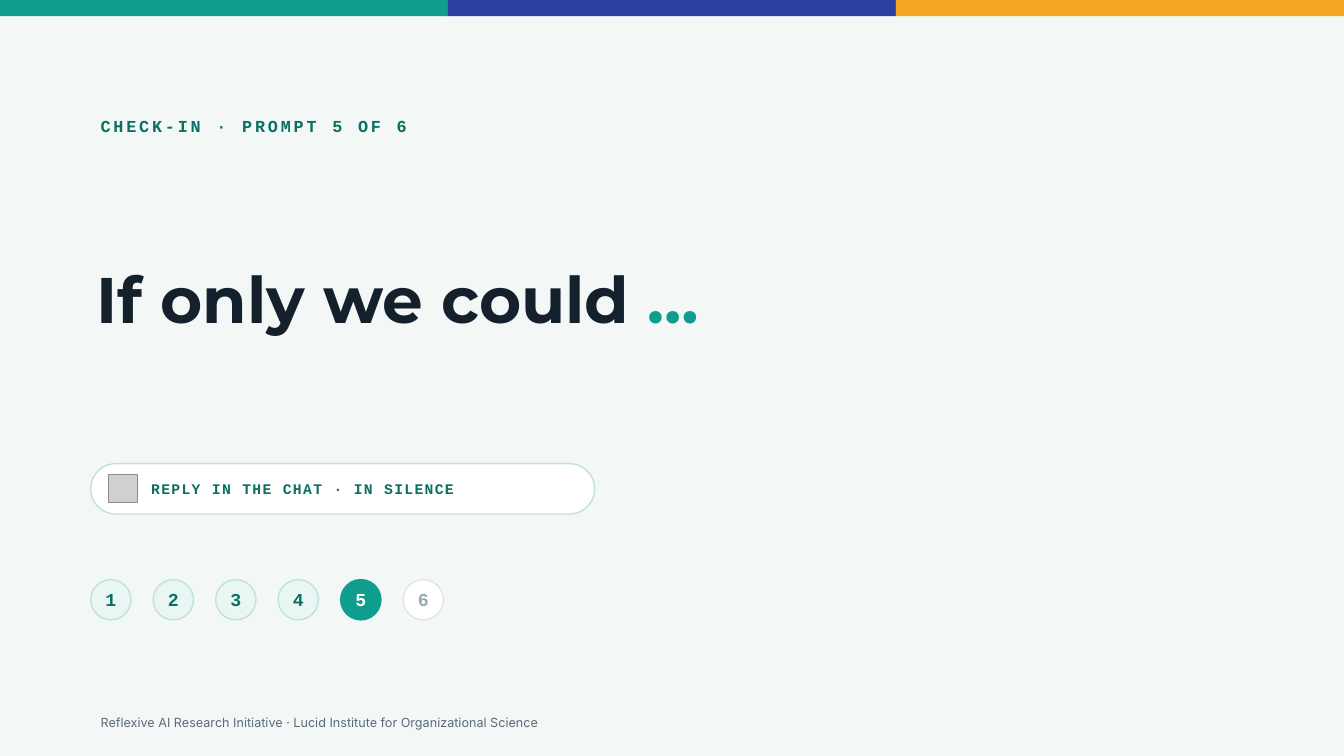
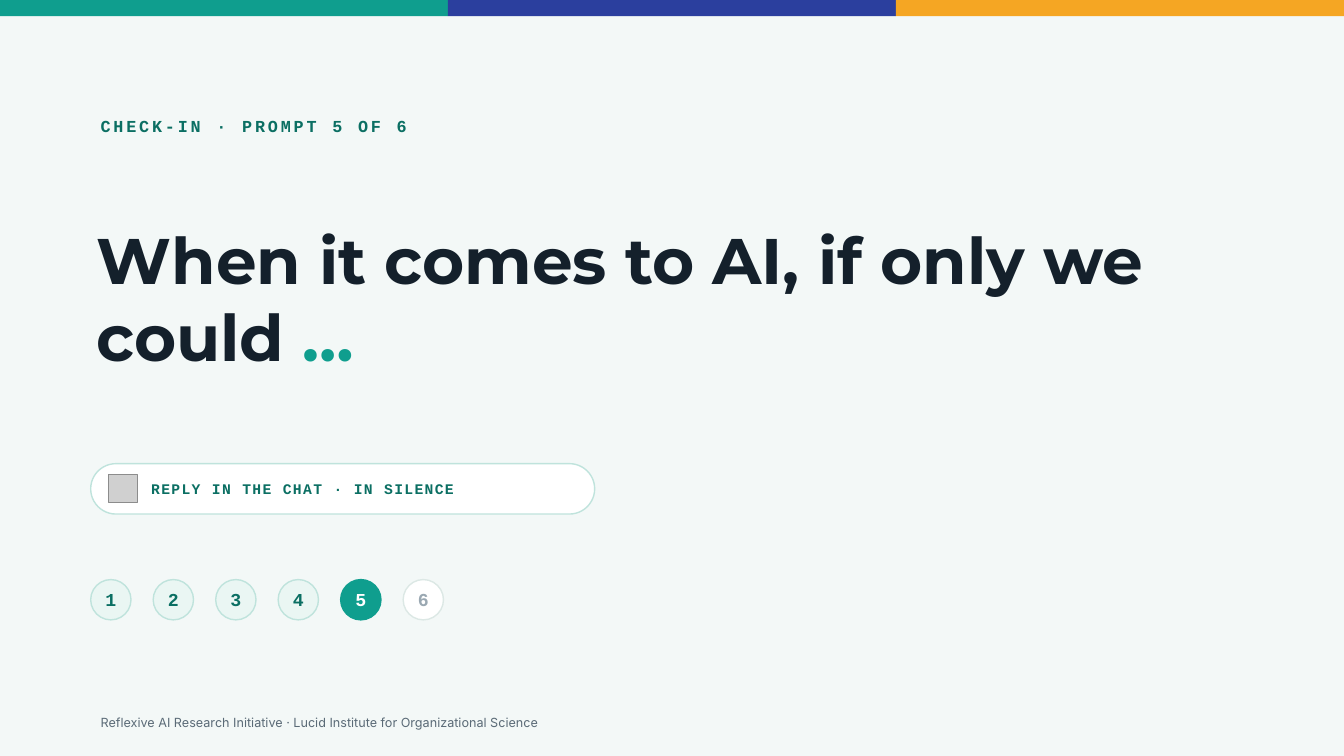
Before and after one commit to LucidInstitute/Reflexive-AI-Initiative, a slide deck: slide 7 of Study/Reflexive AI - Initiative Pitch.pptx. Drawn at 1344x756 pixels with LibreOffice and Linux fonts; fonts in the diff are those of the drawing; grey boxes stand for pictures. Boxes give left, top, right and bottom in pixels: in the first picture for what was removed or moved away, otherwise in the second. Text is boxed around its words. In the diff, an @@ line names an element or a change of style, - is before the commit and + after.

Commit message:
improved one prompt

```diff
--- a/Study/Reflexive AI - Initiative Pitch.pptx
+++ b/Study/Reflexive AI - Initiative Pitch.pptx
@@ text at (97,233,1143,362): text changed @@
-If only we could …
+When it comes to AI, if only we could …
```
